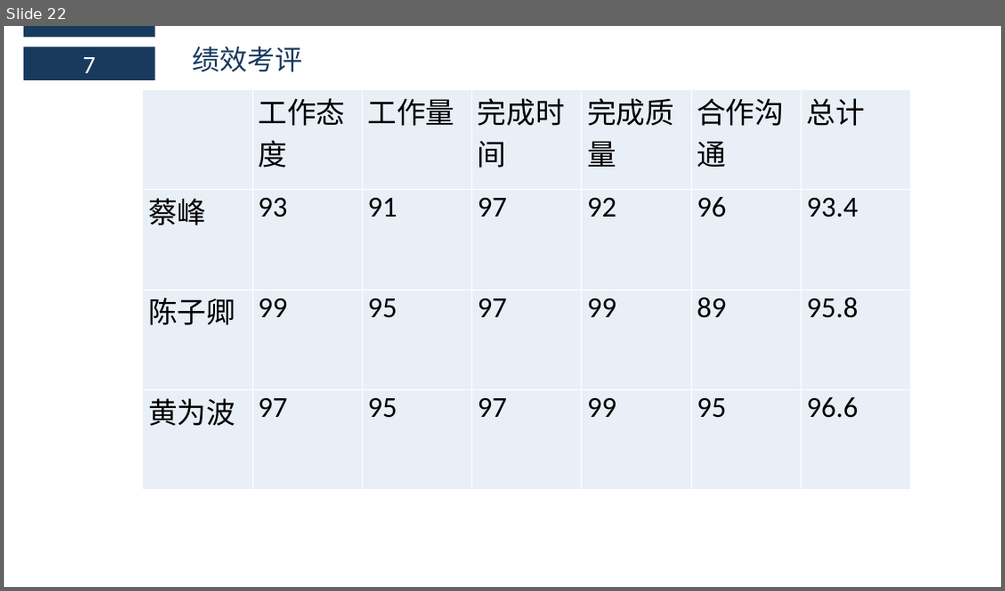
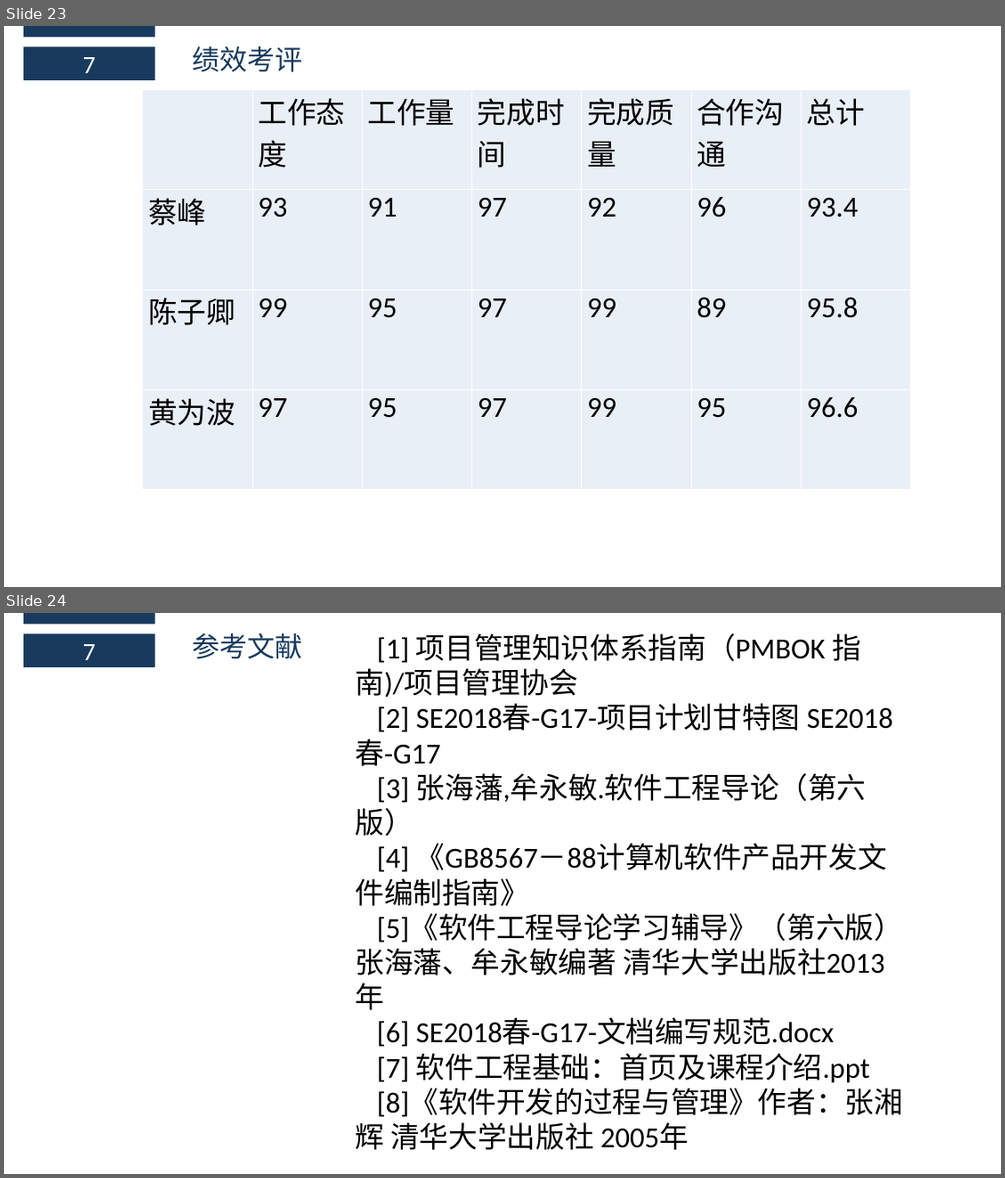
Before and after one commit to boboHh/Wine-APP, a slide deck: SE2018春-G17-实现阶段PPT.pptx. Shown one above the other, each under a label of ours: slide 22 before the commit, slides 23 and 24 after it. The pictures are 1005x591 and 1005x1178 pixels, drawn with LibreOffice and Linux fonts; fonts in the diff are those of the drawing. Boxes give left, top, right and bottom in pixels: in the first picture for what was removed or moved away, otherwise in the second. Text is boxed around its words. In the diff, an @@ line names an element or a change of style, - is before the commit and + after.

```diff
--- a/SE2018春-G17-实现阶段PPT.pptx
+++ b/SE2018春-G17-实现阶段PPT.pptx
@@ slide 24 added at (4, 613, 1001, 1174), background #FFFFFF @@
@@ rectangle added at (24, 613, 155, 625), fill #183A5D @@
@@ rectangle added at (24, 634, 155, 666), fill #183A5D, 24 pt, text #FFFFFF @@
+7
@@ text added at (192, 633, 302, 659), 26.6 pt, text #183A5D @@
+参考文献
@@ text added at (355, 633, 903, 1117), 28 pt, text #000000 @@
+[1] 项目管理知识体系指南（PMBOK 指南)/项目管理协会
+[2] SE2018春-G17-项目计划甘特图 SE2018春-G17
+[3] 张海藩,牟永敏.软件工程导论（第六版）
+[4] 《GB8567－88计算机软件产品开发文件编制指南》
+[5]《软件工程导论学习辅导》（第六版） 张海藩、牟永敏编著 清华大学出版社2013年
+[6] SE2018春-G17-文档编写规范.docx
+[7] 软件工程基础：首页及课程介绍.ppt
+[8]《软件开发的过程与管理》作者：张湘辉 清华大学出版社 2005年
@@ what was slide 22 is now slide 23 @@
```
Also in this commit, not shown: 2 slides changed, 2 other slides added, 1 slide removed.
